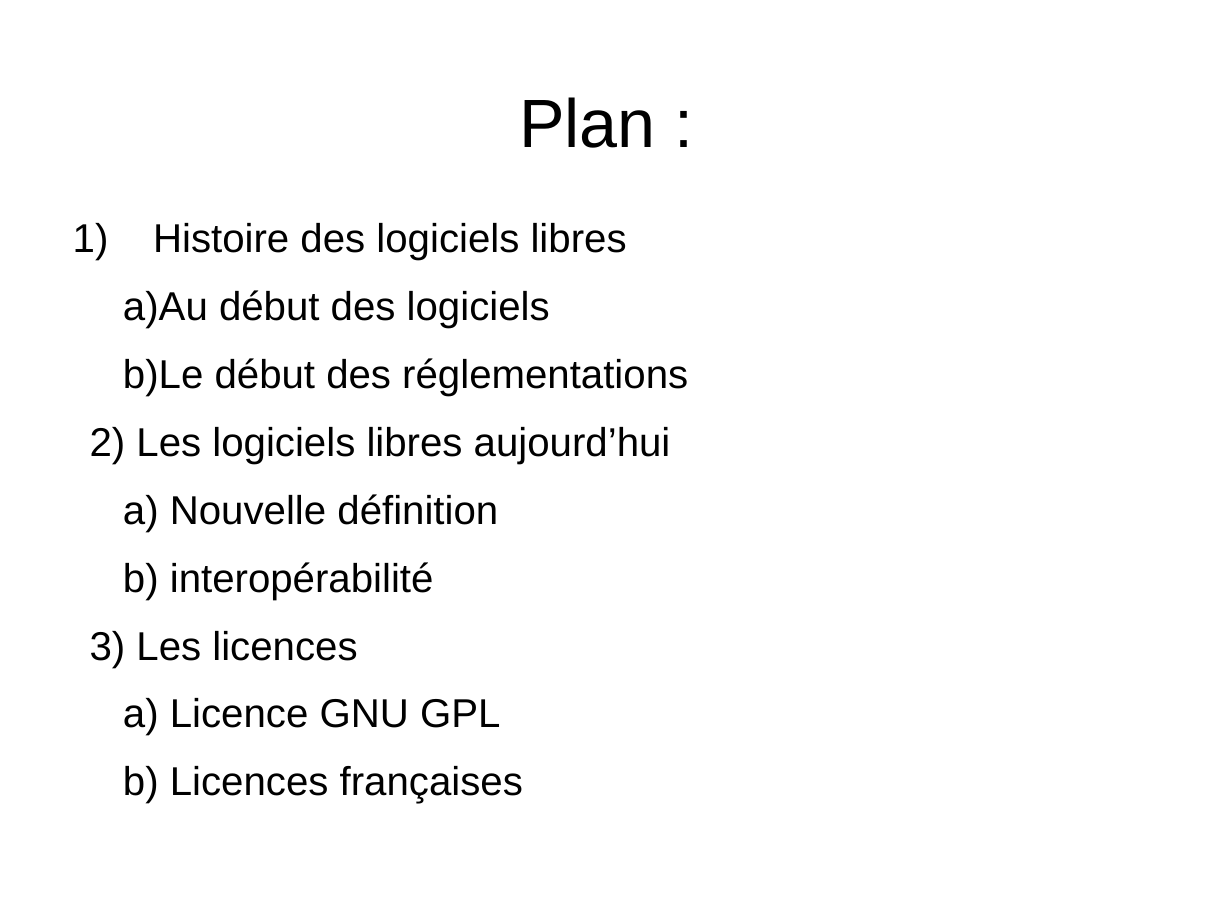
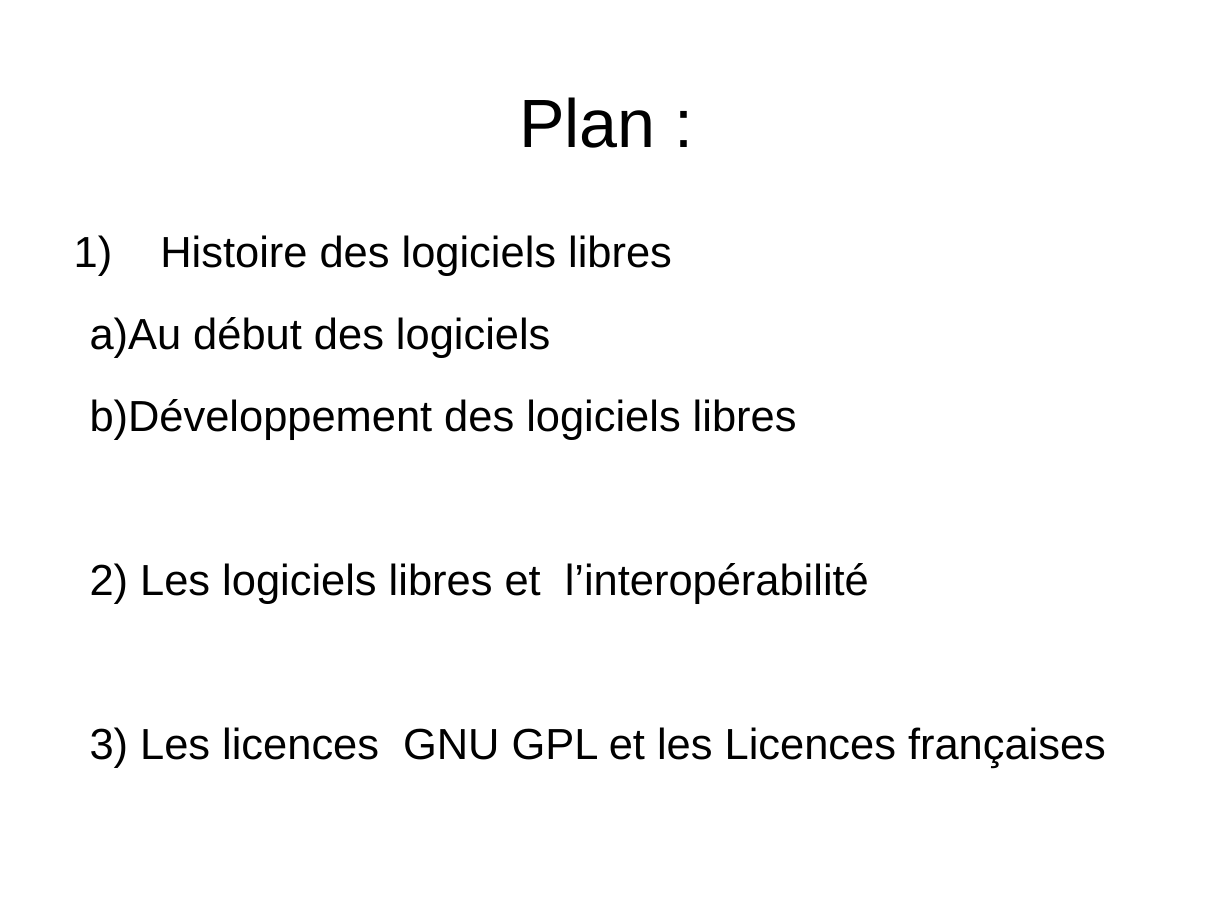
Before and after one commit to chuchodal/les_logiciels_libres, a slide deck: slide 2 of diapo_les_logiciels_libres.odp. Drawn at 1232x924 pixels with LibreOffice and Linux fonts; fonts in the diff are those of the drawing. Boxes give left, top, right and bottom in pixels: in the first picture for what was removed or moved away, otherwise in the second. Text is boxed around its words. In the diff, an @@ line names an element or a change of style, - is before the commit and + after.

```diff
--- a/diapo_les_logiciels_libres.odp
+++ b/diapo_les_logiciels_libres.odp
@@ text at (74, 235, 672, 358): size 25.9 to 28 pt in "1) Histoire des logiciels libres", "a)Au début des logiciels"; line spacing 0.95 to 1.15 @@
@@ text at (90, 399, 1106, 768): text changed; size 25.9 to 28 pt @@
-b)Le début des réglementations
-2) Les logiciels libres aujourd’hui
-a) Nouvelle définition
-b) interopérabilité
-3) Les licences
-a) Licence GNU GPL
-b) Licences françaises
+b)Développement des logiciels libres
+2) Les logiciels libres et l’interopérabilité
+3) Les licences GNU GPL et les Licences françaises
```
Also in this commit, not shown: 3 other slides changed.
